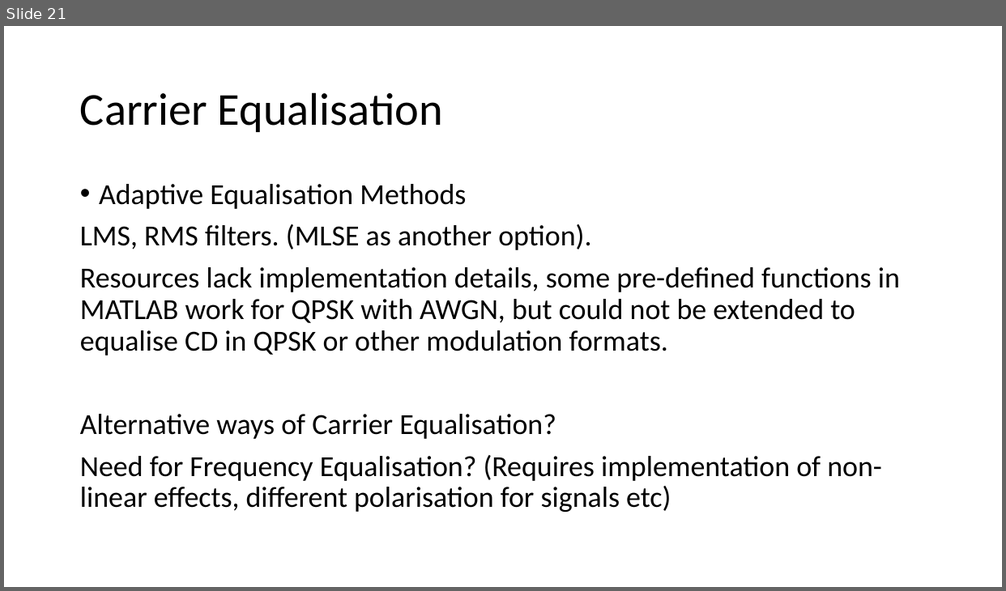
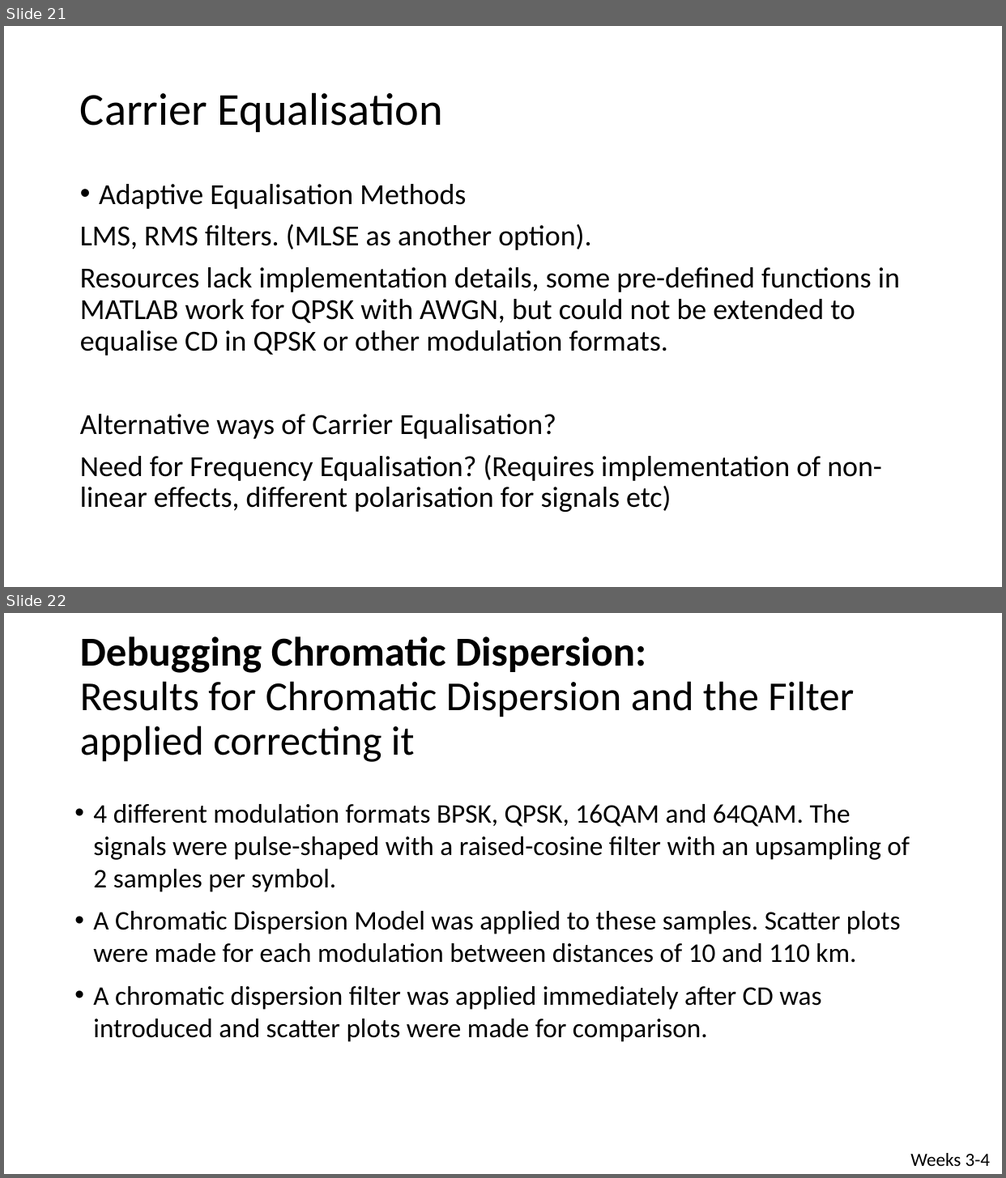
Before and after one commit to Emc54/CoherentTransceivers, a slide deck: Master's meetings presentation.pptx. Shown one above the other, each under a label of ours: slide 21 before the commit, slides 21 and 22 after it. The pictures are 1006x591 and 1006x1178 pixels, drawn with LibreOffice and Linux fonts; fonts in the diff are those of the drawing. Boxes give left, top, right and bottom in pixels: in the first picture for what was removed or moved away, otherwise in the second. Text is boxed around its words. In the diff, an @@ line names an element or a change of style, - is before the commit and + after.

Commit message:
Introducing Adaptive Equalisation, experimenting with CD filtering

```diff
--- a/Master's meetings presentation.pptx
+++ b/Master's meetings presentation.pptx
@@ slide 22 added at <box>4,613,1002,1174</box>, background #FFFFFF @@
@@ title added at <box>80,636,854,762</box>, 39.6 pt, text #000000 @@
+Debugging Chromatic Dispersion:
+Results for Chromatic Dispersion and the Filter applied correcting it
@@ text added at <box>93,804,910,1042</box>, 25.9 pt, text #000000 @@
+• 4 different modulation formats BPSK, QPSK, 16QAM and 64QAM. The signals were pulse-shaped with a raised-cosine filter with an upsampling of 2 samples per symbol.
+• A Chromatic Dispersion Model was applied to these samples. Scatter plots were made for each modulation between distances of 10 and 110 km.
+• A chromatic dispersion filter was applied immediately after CD was introduced and scatter plots were made for comparison.
@@ text added at <box>910,1153,990,1166</box>, 18 pt, text #000000 @@
+Weeks 3-4
```
Also in this commit, not shown: 7 other slides added, 6 other files.
